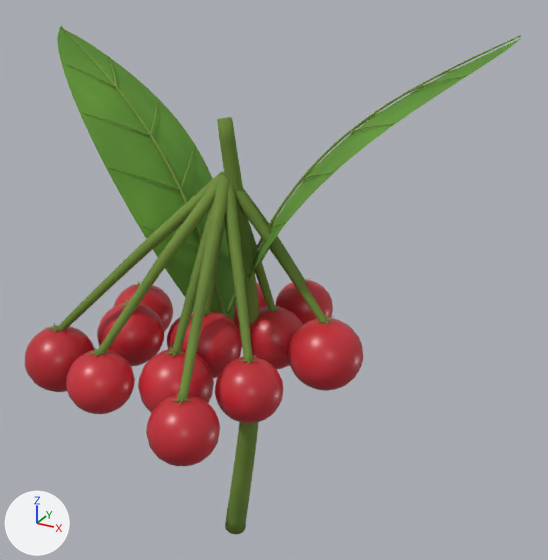
Two versions of the Blender file models/items/plants/herbs/red_elder.blend, one commit apart.
Before and after are seen from a 50 mm camera at (0.17, -0.267, 0.285) aimed at (0.021, 0.004, 0.15). Arrows for +X, +Y and +Z are at lower left; the lights stay in place. The picture after the commit comes second.

The first picture shows 'Herb'.
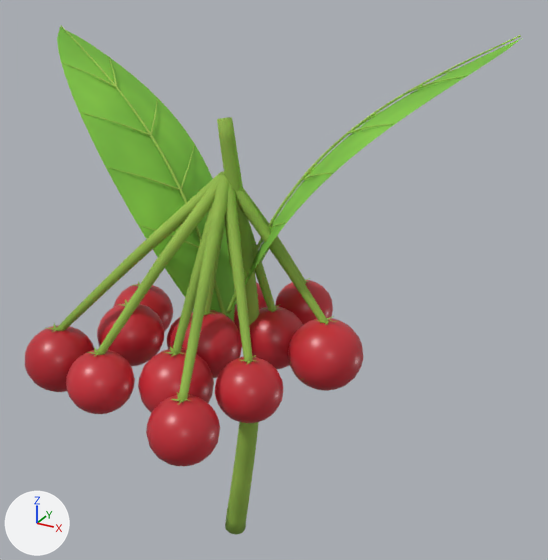
Edits to the bpy script that builds the scene:
```text
Change mat_stem:
    where n3 = _N.new('ShaderNodeValToRGB'); n3.name = 'Color Ramp'
    remove n3.color_ramp.elements[0].position = 0.0; n3.color_ramp.elements[0].color = (0.075, 0.15, 0.015, 1.0)
    remove _e = n3.color_ramp.elements.new(1.0); _e.color = (0.22, 0.34, 0.05, 1.0)
    add n3.color_ramp.elements[0].position = 0.0; n3.color_ramp.elements[0].color = (0.142, 0.285, 0.0285, 1.0)
    add _e = n3.color_ramp.elements.new(1.0); _e.color = (0.418, 0.646, 0.095, 1.0)
Change mat_leaf:
    where n3 = _N.new('ShaderNodeValToRGB'); n3.name = 'Color Ramp'
    remove n3.color_ramp.elements[0].position = 0.0; n3.color_ramp.elements[0].color = (0.045, 0.16, 0.015, 1.0)
    remove _e = n3.color_ramp.elements.new(1.0); _e.color = (0.18, 0.43, 0.04, 1.0)
    add n3.color_ramp.elements[0].position = 0.0; n3.color_ramp.elements[0].color = (0.0855, 0.304, 0.0285, 1.0)
    add _e = n3.color_ramp.elements.new(1.0); _e.color = (0.342, 0.817, 0.076, 1.0)
```

What differs and where, as boxes [x1, y1, x2, y2] in the pictures (548 x 560 px):
'Herb', recoloured (lighter): [46, 25, 522, 535] in both
